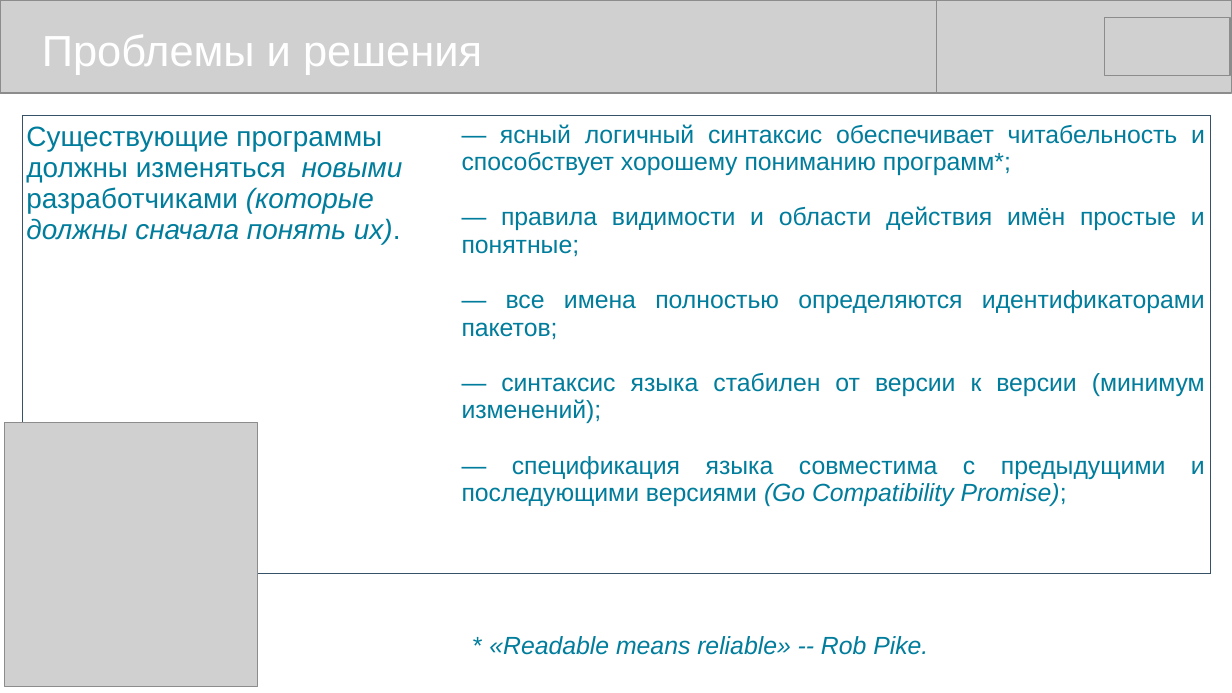
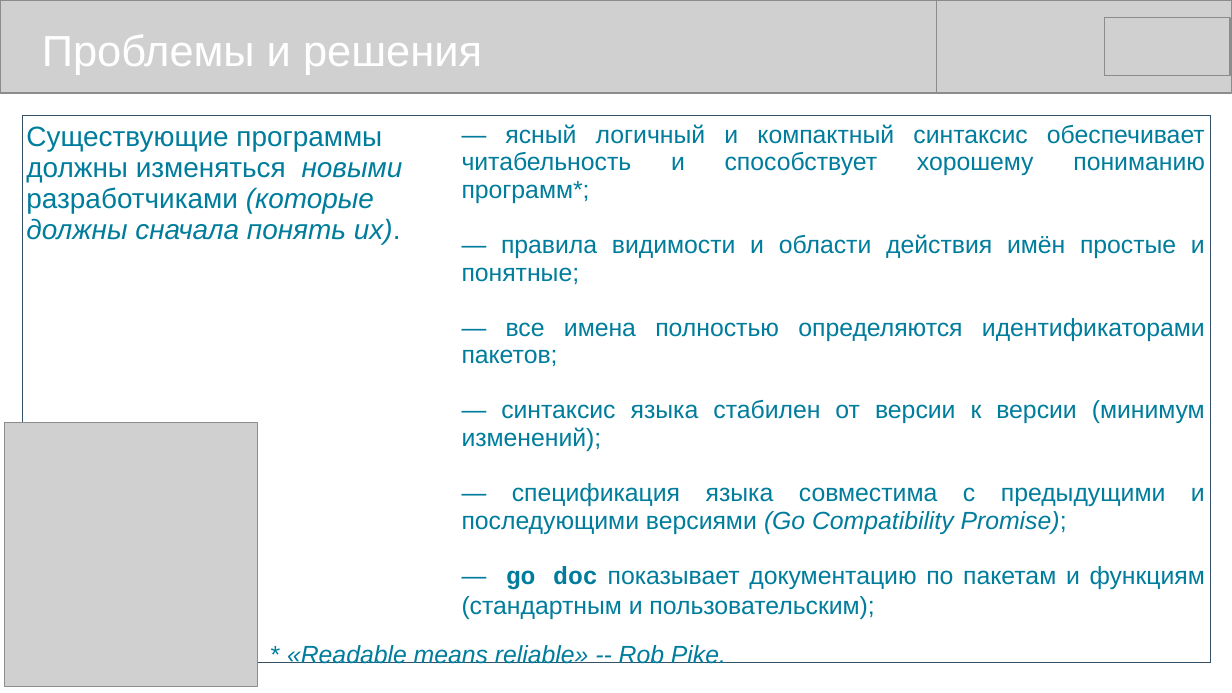
Before and after one commit to mike-shock/Go_language, a slide deck: slide 8 of view/Go_View.odp. Drawn at 1232x693 pixels with LibreOffice and Linux fonts; fonts in the diff are those of the drawing; grey boxes stand for pictures. Boxes give left, top, right and bottom in pixels: in the first picture for what was removed or moved away, otherwise in the second. Text is boxed around its words. In the diff, an @@ line names an element or a change of style, - is before the commit and + after.

```diff
--- a/view/Go_View.odp
+++ b/view/Go_View.odp
@@ table at <box>22,115,1211,623</box> @@
-row 1, column 2: — ясный логичный синтаксис обеспечивает читабельность и способствует хорошему пониманию программ*; / — правила видимости и области действия имён простые и понятные; / — все имена полностью определяются идентификаторами пакетов; / — синтаксис языка стабилен от версии к версии (минимум изменений); / — спецификация языка совместима с предыдущими и последующими версиями (Go Compatibility Promise);
+row 1, column 2: — ясный логичный и компактный синтаксис обеспечивает читабельность и способствует хорошему пониманию программ*; / — правила видимости и области действия имён простые и понятные; / — все имена полностью определяются идентификаторами пакетов; / — синтаксис языка стабилен от версии к версии (минимум изменений); / — спецификация языка совместима с предыдущими и последующими версиями (Go Compatibility Promise); / — go doc показывает документацию по пакетам и функциям (стандартным и пользовательским);
@@ text "* «Readable means reliable» -- ...": place and size @@
-text "* «Readable means reliable» -- ..." at <box>489,636,928,655</box>
+text "* «Readable means reliable» -- ..." at <box>287,645,726,664</box>
```
Also in this commit, not shown: 6 other slides changed, 3 other files.
